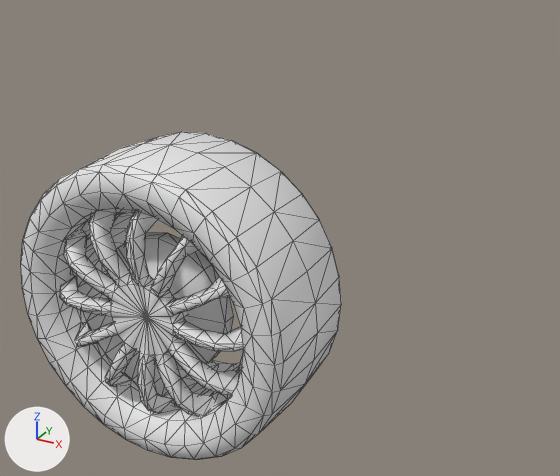
One commit to the OBJ model resources/models/tire/model.obj: the scene before it, then after it.
Camera for both pictures: a camera (50 mm lens) standing at (0.747, -0.986, 0.645) and looking at (-0.128, 0.605, -0.15). The axes (+X, +Y, +Z) are drawn at lower left. The lights are the same throughout. Mesh edges are drawn as thin lines. Where no turn or scale is listed for an object, it has been applied to the vertices. Vertices at the same position are counted once.

In view in the first picture: 'tire_rubber_low.002_Plane.009', 'tire_rubber_low.003_Plane.003'.
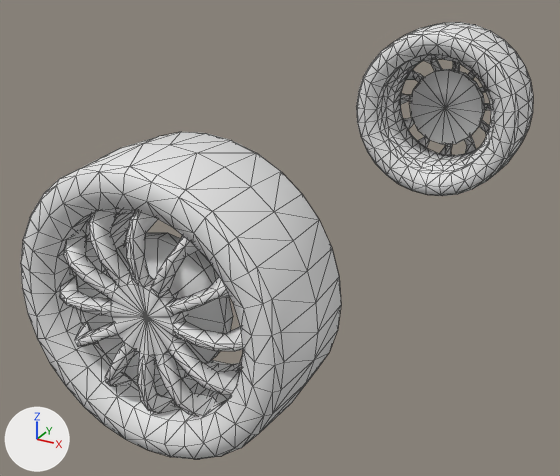
The newer file is also turned or shifted as a whole; pictures and numbers use the older file's frame.

What differs and where, as boxes (x1, y1, x2, y2) in the pictures (560 x 476 px):
```json
{"object": "tire_rubber_low.002_Plane.009", "change": "reshaped", "before": [21, 132, 341, 459], "after": [21, 22, 533, 459], "on screen": "60% wider, 34% taller"}
{"object": "tire_rubber_low.003_Plane.003", "change": "reshaped", "before": [59, 209, 243, 416], "after": [59, 59, 491, 416], "on screen": "134% wider, 72% taller"}
{"part": 1, "of": "me_tire_rubber_low_002_plane_009", "change": "added", "after": [356, 22, 533, 196]}
{"part": 2, "of": "me_tire_rubber_low_003_plane_003", "change": "added", "after": [401, 59, 491, 155]}
{"part": 3, "of": "me_tire_rubber_low_003_plane_003", "change": "added", "after": [409, 69, 485, 144]}
```

Edits to the scene script, one JSON object a line:
```json
{"block": "me_tire_rubber_low_002_plane_009", "where": "me_tire_rubber_low_002_plane_009.from_pydata(...)  # 448 vertices, 896 faces; spans x -0.275..0.275, y -0.124..0.124, z -0.275..0.275"}
{"block": "me_tire_rubber_low_002_plane_009", "where": "# used by ob_tire_rubber_low_002_plane_009; location = (0.0, 0.0, 0.0)"}
{"block": "me_tire_rubber_low_002_plane_009", "change": "me_tire_rubber_low_002_plane_009 part 1: the loose piece of 448 vertices spanning x -0.275..0.275, y -0.124..0.124, z -0.275..0.275 is copied, and the copy is turned -180 degrees about the x axis through its middle, then moved by (0.0, 1.5, 0.0); it spans x -0.275..0.275, y 1.376..1.624, z -0.275..0.275"}
{"block": "me_tire_rubber_low_003_plane_003", "where": "me_tire_rubber_low_003_plane_003.from_pydata(...)  # 399 vertices, 676 faces; spans x -0.197..0.197, y -0.121..-0.021, z -0.197..0.197"}
{"block": "me_tire_rubber_low_003_plane_003", "where": "# used by ob_tire_rubber_low_003_plane_003; location = (0.0, 0.0, 0.0)"}
{"block": "me_tire_rubber_low_003_plane_003", "change": "me_tire_rubber_low_003_plane_003 part 2: the loose piece of 333 vertices spanning x -0.197..0.197, y -0.121..-0.058, z -0.197..0.197 is copied, and the copy is turned -180 degrees about the x axis through its middle, then moved by (0.0, 1.68, 0.0); it spans x -0.197..0.197, y 1.558..1.621, z -0.197..0.197"}
{"block": "me_tire_rubber_low_003_plane_003", "change": "me_tire_rubber_low_003_plane_003 part 3: the loose piece of 34 vertices spanning x -0.127..0.127, y -0.064..-0.021, z -0.127..0.127 is copied, and the copy is turned -180 degrees about the x axis through its middle, then moved by (0.0, 1.584, 0.0); it spans x -0.127..0.127, y 1.521..1.564, z -0.127..0.127"}
```
